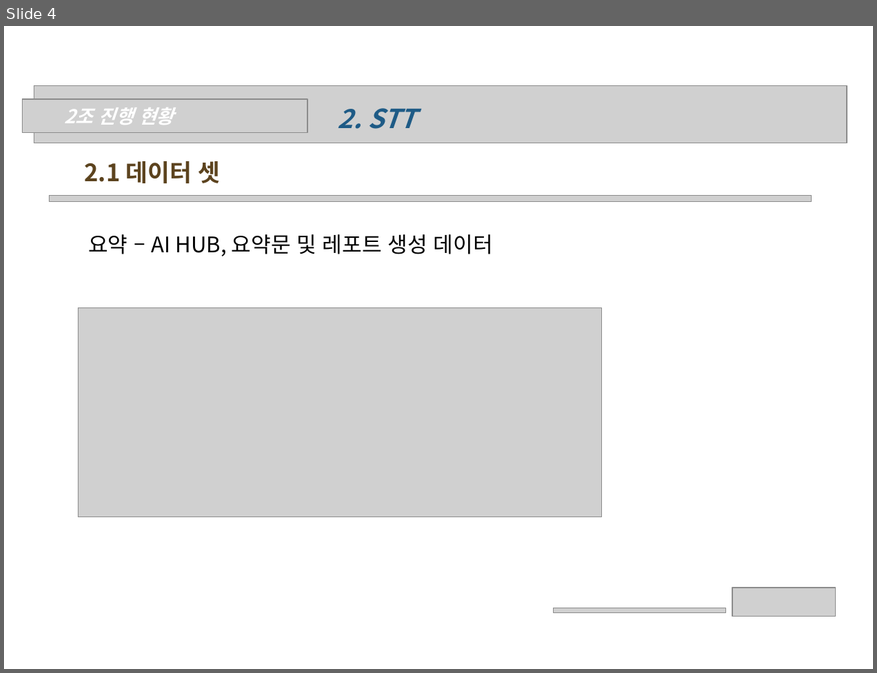
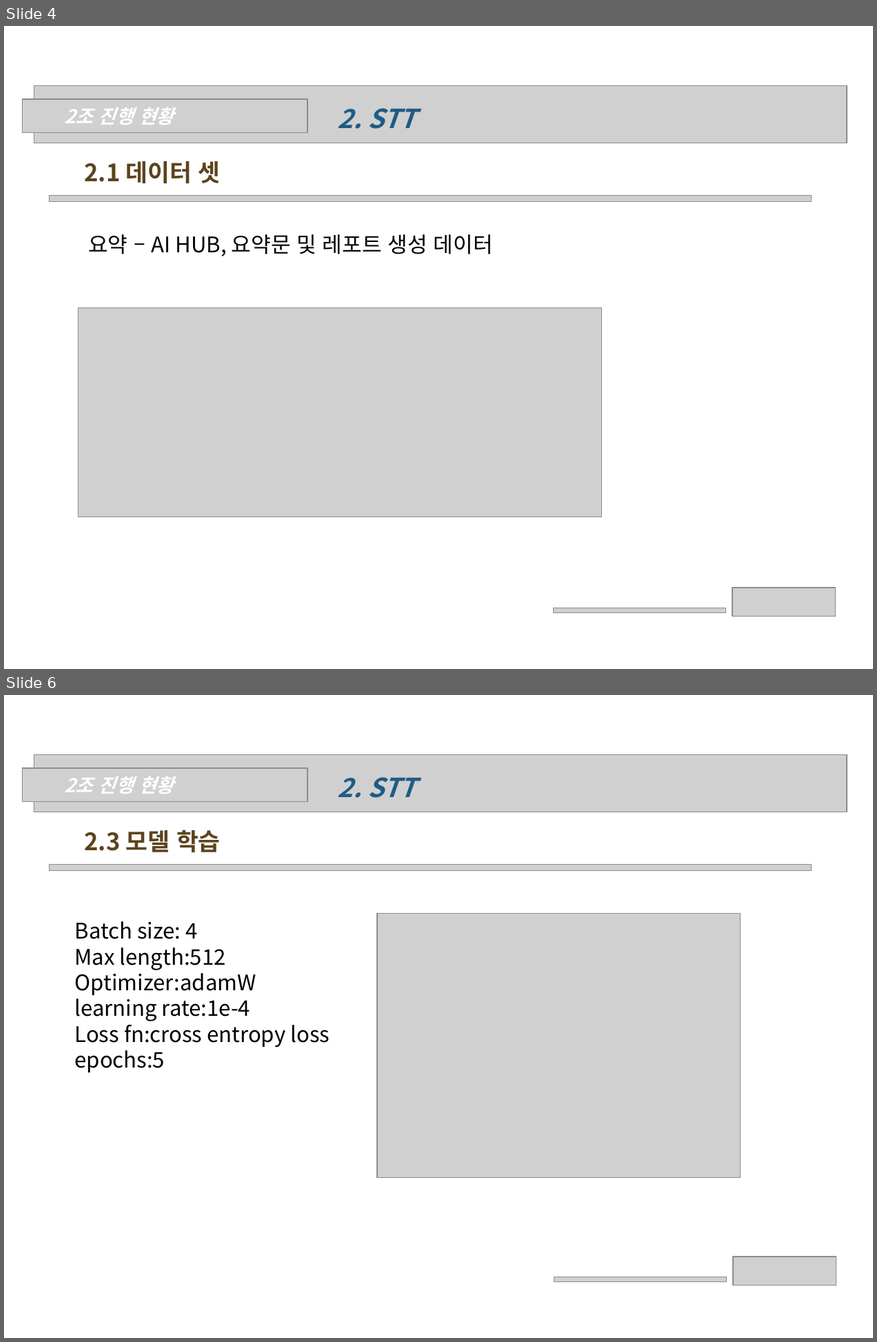
Before and after one commit to wonchul98/audio-to-summary, a slide deck: ppt/0522_2조_나현희_신원철.pptx. Shown one above the other, each under a label of ours: slide 4 before the commit, slides 4 and 6 after it; the slides between them are not shown. The pictures are 877x673 and 877x1342 pixels, drawn with LibreOffice and Linux fonts; fonts in the diff are those of the drawing; grey boxes stand for pictures; background and template pictures are left out. Boxes give left, top, right and bottom in pixels: in the first picture for what was removed or moved away, otherwise in the second. Text is boxed around its words. In the diff, an @@ line names an element or a change of style, - is before the commit and + after.

```diff
--- a/ppt/0522_2조_나현희_신원철.pptx
+++ b/ppt/0522_2조_나현희_신원철.pptx
@@ slide 6 added at [4,695,873,1338], background picture (left out) @@
@@ picture added at [34,754,848,812] @@
@@ picture added at [22,768,308,802] @@
@@ text added at [64,776,174,794], 16 pt, text #FFFFFF, bold, italic @@
+2조 진행 현황
@@ text added at [338,777,416,798], 22 pt, text #1E5B86, bold, italic @@
+2. STT
@@ text added at [85,830,221,852], 20 pt, text #5C431E, bold @@
+2.3 모델 학습
@@ picture added at [49,865,811,871] @@
@@ text added at [75,921,330,1072], 18 pt, text #000000 @@
+Batch size: 4
+Max length:512
+Optimizer:adamW
+learning rate:1e-4
+Loss fn:cross entropy loss
+epochs:5
@@ picture added at [377,914,740,1178] @@
@@ picture added at [733,1257,836,1285] @@
@@ picture added at [555,1277,727,1281] @@
```
Also in this commit, not shown: 2 slides changed, 4 other slides added, 1 other file.
